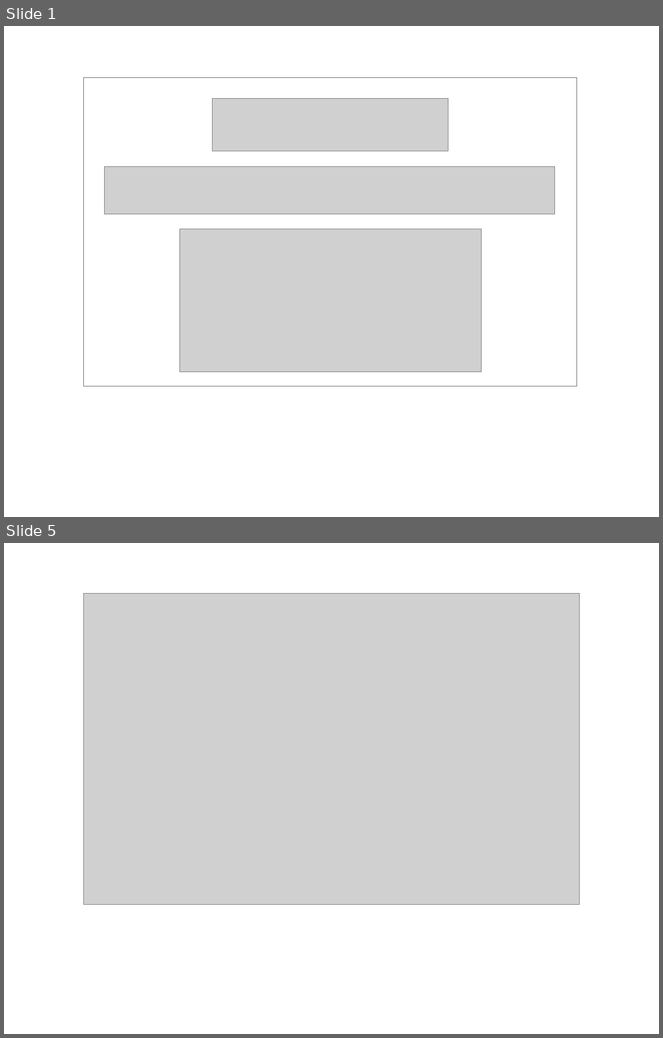
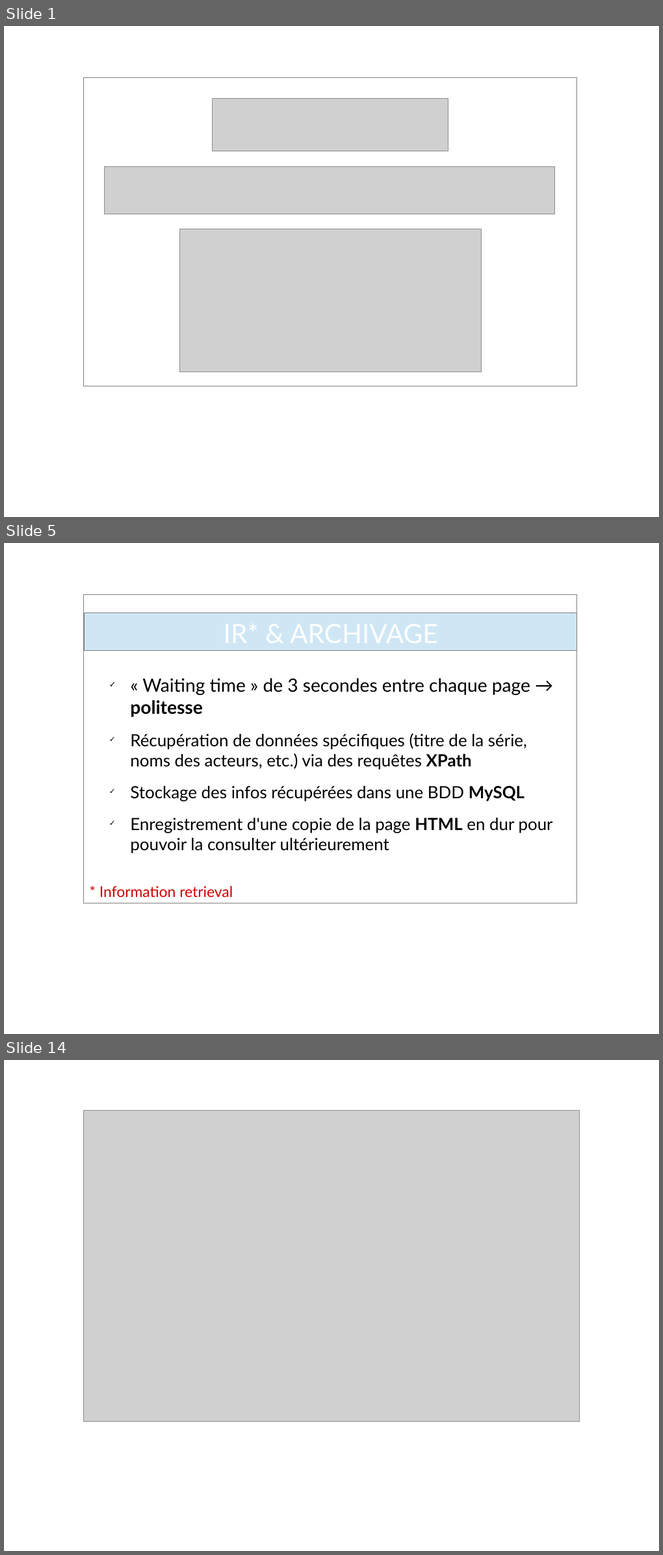
Before and after one commit to Badacadabra/SeriesSearch, a slide deck: presentation/presentation.odp. Shown one above the other, each under a label of ours: slides 1 and 5 before the commit, slides 1, 5 and 14 after it; the slides between them are not shown. The pictures are 663x1038 and 663x1555 pixels, drawn with LibreOffice and Linux fonts; fonts in the diff are those of the drawing; grey boxes stand for pictures; background and template pictures are left out. Boxes give left, top, right and bottom in pixels: in the first picture for what was removed or moved away, otherwise in the second. Text is boxed around its words. In the diff, an @@ line names an element or a change of style, - is before the commit and + after.

```diff
--- a/presentation/presentation.odp
+++ b/presentation/presentation.odp
@@ slide 5 added at (4, 543, 659, 1034), background picture (left out); not listed: 1 template element that a slide beside it also shows @@
@@ title added at (84, 596, 577, 670), 32 pt, text #FFFFFF @@
+IR* & ARCHIVAGE
@@ rectangle added at (84, 613, 577, 651), fill #CFE7F5, outline #808080 0 pt @@
@@ text added at (130, 678, 553, 854), 20.4 pt, text #000000 @@
+✓ « Waiting time » de 3 secondes entre chaque page → politesse
+✓ Récupération de données spécifiques (titre de la série, noms des acteurs, etc.) via des requêtes XPath
+✓ Stockage des infos récupérées dans une BDD MySQL
+✓ Enregistrement d'une copie de la page HTML en dur pour pouvoir la consulter ultérieurement
@@ text added at (100, 886, 233, 897), 18 pt, text #CC0000 @@
+* Information retrieval
@@ what was slide 5 is now slide 14 @@
```
Also in this commit, not shown: 11 other slides added, 3 slides removed, 3 other files.
